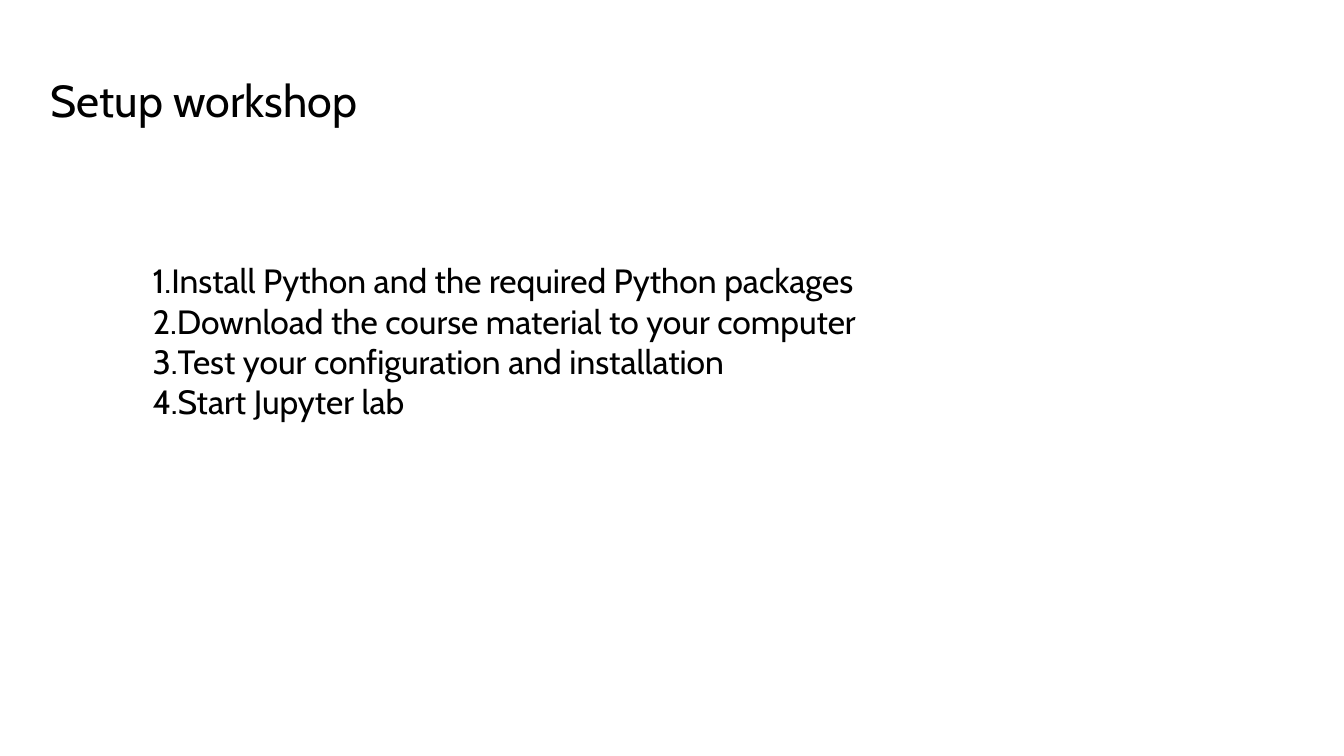
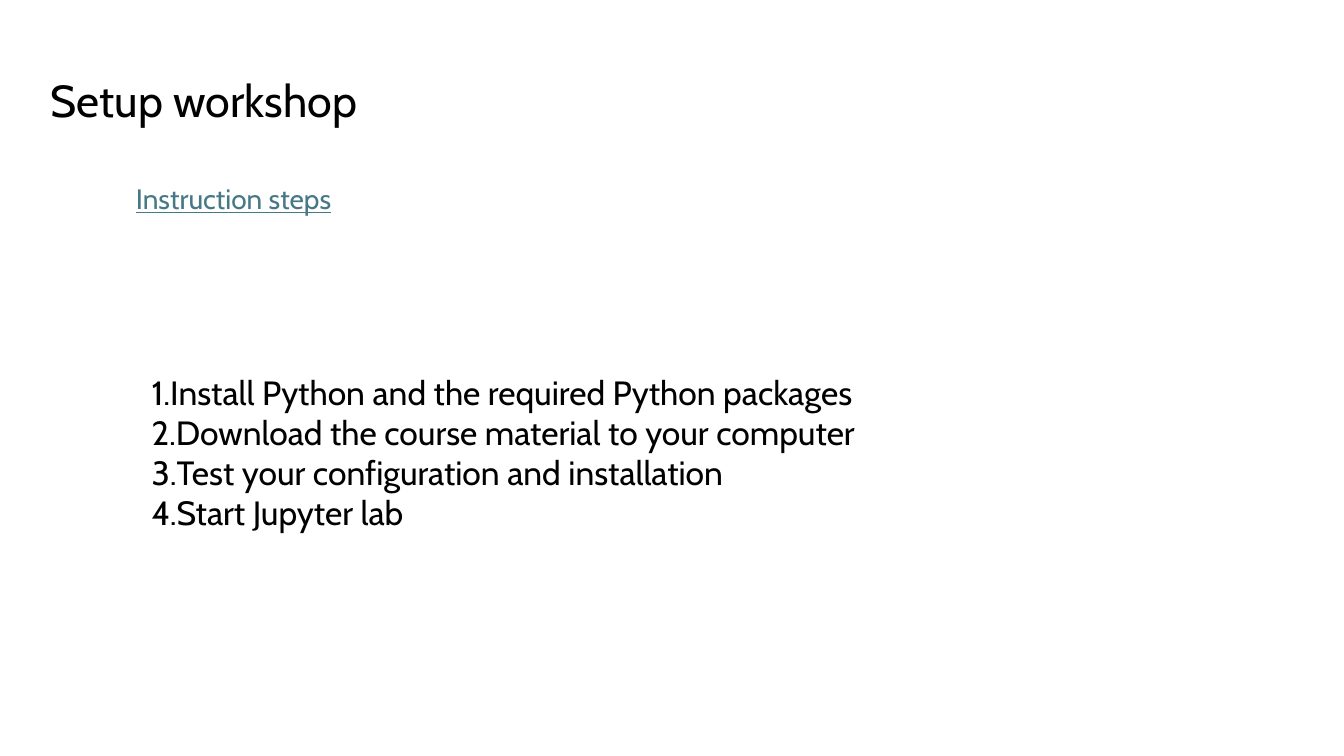
Before and after one commit to simonperneel/DS-python-data-analysis, a slide deck: slide 8 of docs/slides.pptx. Drawn at 1344x756 pixels with LibreOffice and Linux fonts; fonts in the diff are those of the drawing. Boxes give left, top, right and bottom in pixels: in the first picture for what was removed or moved away, otherwise in the second. Text is boxed around its words. In the diff, an @@ line names an element or a change of style, - is before the commit and + after.

```diff
--- a/docs/slides.pptx
+++ b/docs/slides.pptx
@@ text added at (x1=136, y1=189, x2=331, y2=216), 20 pt, text #467886, underline @@
+Instruction steps
@@ text "Install Python and the required ..." moved from (x1=153, y1=267, x2=855, y2=422) to (x1=152, y1=379, x2=854, y2=533) @@
```
Also in this commit, not shown: 10 other files.
